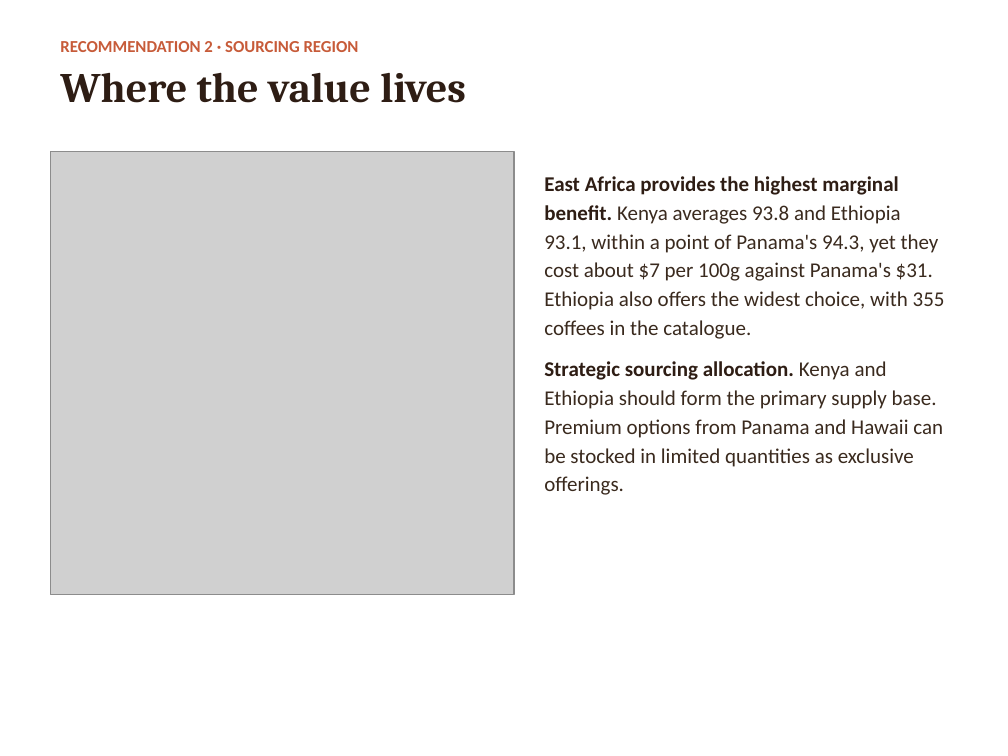
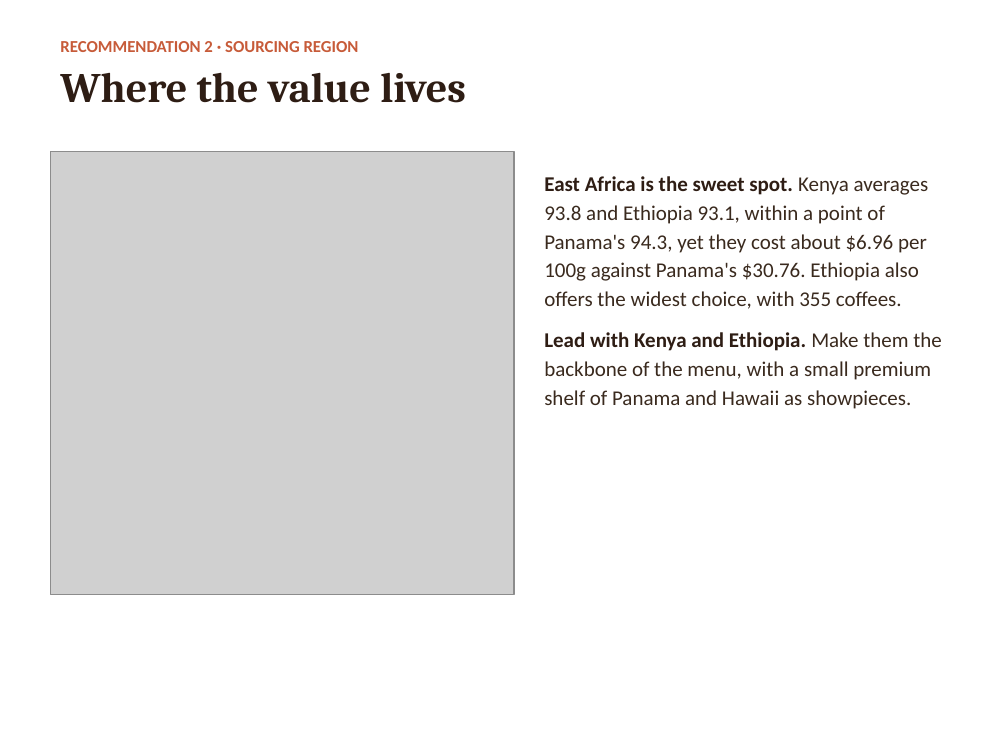
Before and after one commit to diazsangeve-lab/24991422, a slide deck: slide 4 of Question1/Coffee_Hub_Recommendation.pptx. Drawn at 1008x756 pixels with LibreOffice and Linux fonts; fonts in the diff are those of the drawing; grey boxes stand for pictures. Boxes give left, top, right and bottom in pixels: in the first picture for what was removed or moved away, otherwise in the second. Text is boxed around its words. In the diff, an @@ line names an element or a change of style, - is before the commit and + after.

```diff
--- a/Question1/Coffee_Hub_Recommendation.pptx
+++ b/Question1/Coffee_Hub_Recommendation.pptx
@@ text at (x1=544, y1=176, x2=941, y2=409): text changed @@
-East Africa provides the highest marginal benefit. Kenya averages 93.8 and Ethiopia 93.1, within a point of Panama's 94.3, yet they cost about $7 per 100g against Panama's $31. Ethiopia also offers the widest choice, with 355 coffees in the catalogue.
-Strategic sourcing allocation. Kenya and Ethiopia should form the primary supply base. Premium options from Panama and Hawaii can be stocked in limited quantities as exclusive offerings.
+East Africa is the sweet spot. Kenya averages 93.8 and Ethiopia 93.1, within a point of Panama's 94.3, yet they cost about $6.96 per 100g against Panama's $30.76. Ethiopia also offers the widest choice, with 355 coffees.
+Lead with Kenya and Ethiopia. Make them the backbone of the menu, with a small premium shelf of Panama and Hawaii as showpieces.
```
Also in this commit, not shown: 6 other slides changed, 5 other files.
